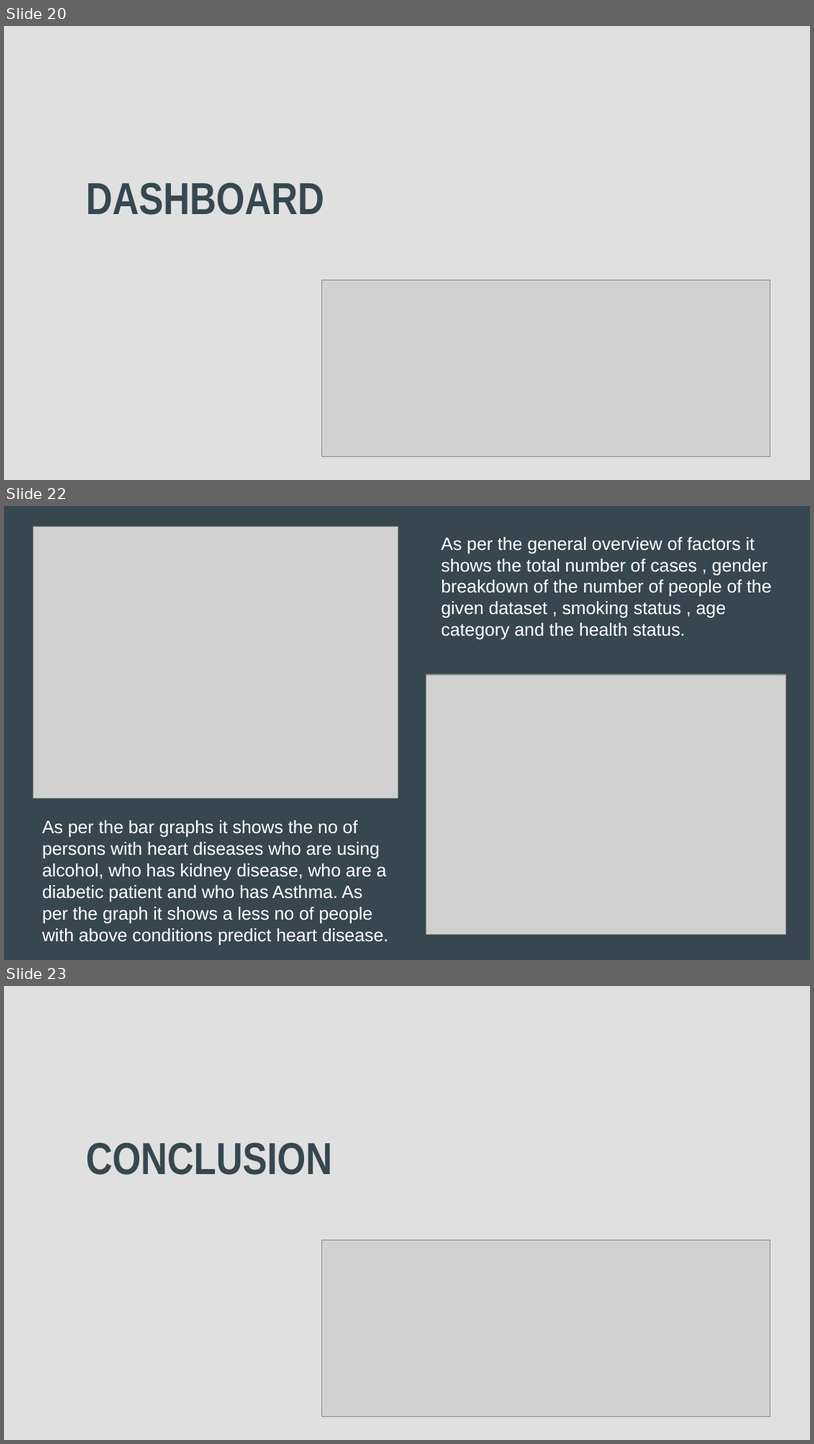
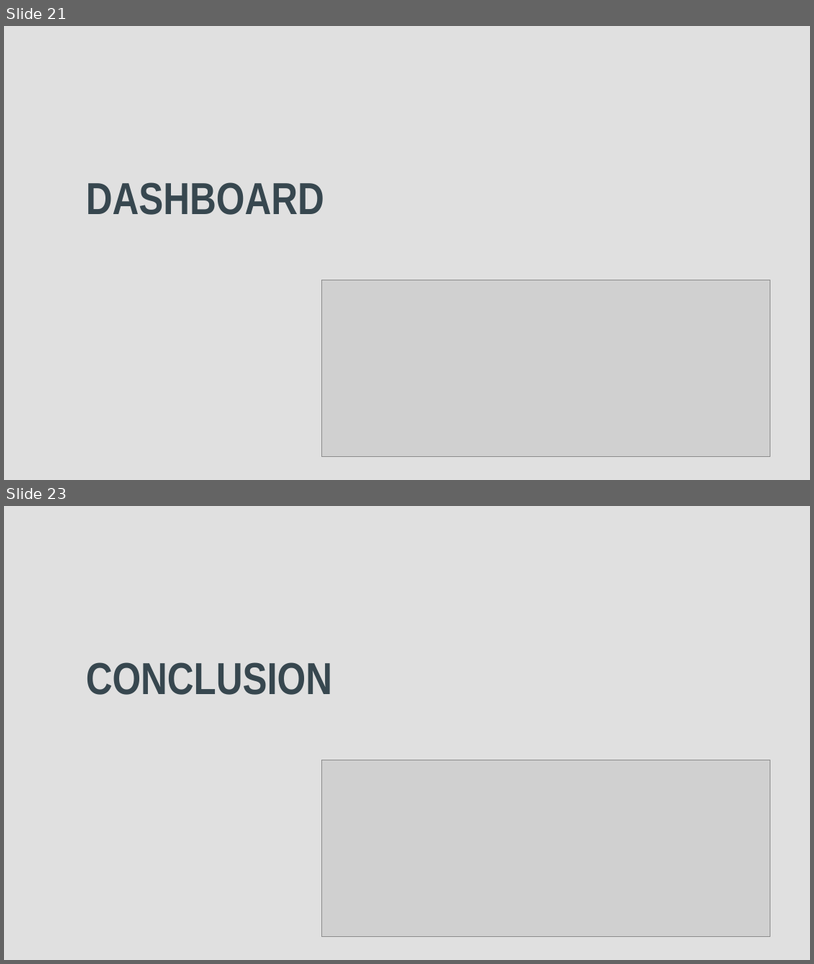
Before and after one commit to apombo90/Predicting_Heart_Disease, a slide deck: Final Project - Group 7.pptx. Shown one above the other, each under a label of ours: slides 20, 22 and 23 before the commit, slides 21 and 23 after it; the slides between them are not shown. The pictures are 814x1444 and 814x964 pixels, drawn with LibreOffice and Linux fonts; fonts in the diff are those of the drawing; grey boxes stand for pictures. Boxes give left, top, right and bottom in pixels: in the first picture for what was removed or moved away, otherwise in the second. Text is boxed around its words. In the diff, an @@ line names an element or a change of style, - is before the commit and + after.

```diff
--- a/Final Project - Group 7.pptx
+++ b/Final Project - Group 7.pptx
@@ slide 22 removed at box(4, 506, 810, 960), background #37474F @@
@@ picture removed at box(33, 526, 399, 798) @@
@@ text removed at box(441, 537, 772, 639) @@
-As per the general overview of factors it shows the total number of cases , gender breakdown of the number of people of the given dataset , smoking status , age category and the health status.
@@ picture removed at box(427, 674, 786, 934) @@
@@ text removed at box(42, 820, 388, 944) @@
-As per the bar graphs it shows the no of persons with heart diseases who are using alcohol, who has kidney disease, who are a diabetic patient and who has Asthma. As per the graph it shows a less no of people with above conditions predict heart disease.
@@ what was slide 20 is now slide 21 @@
```
Also in this commit, not shown: 11 slides changed, 3 slides added, 2 other slides removed, 1 other file.
